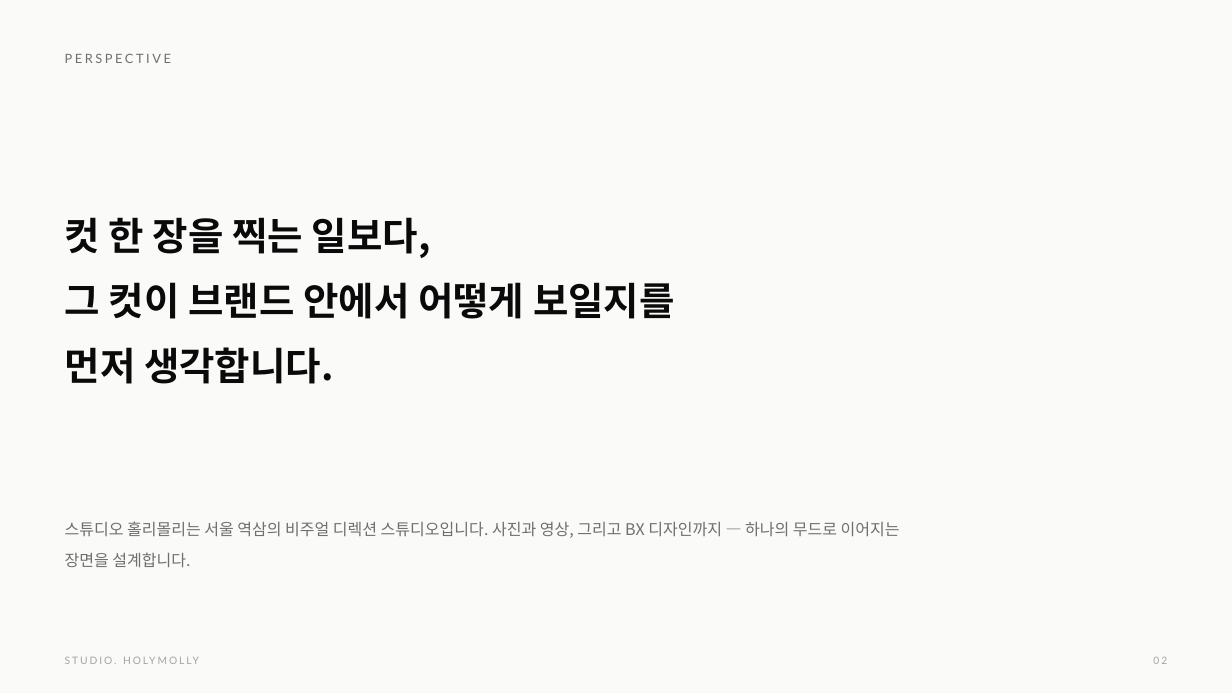
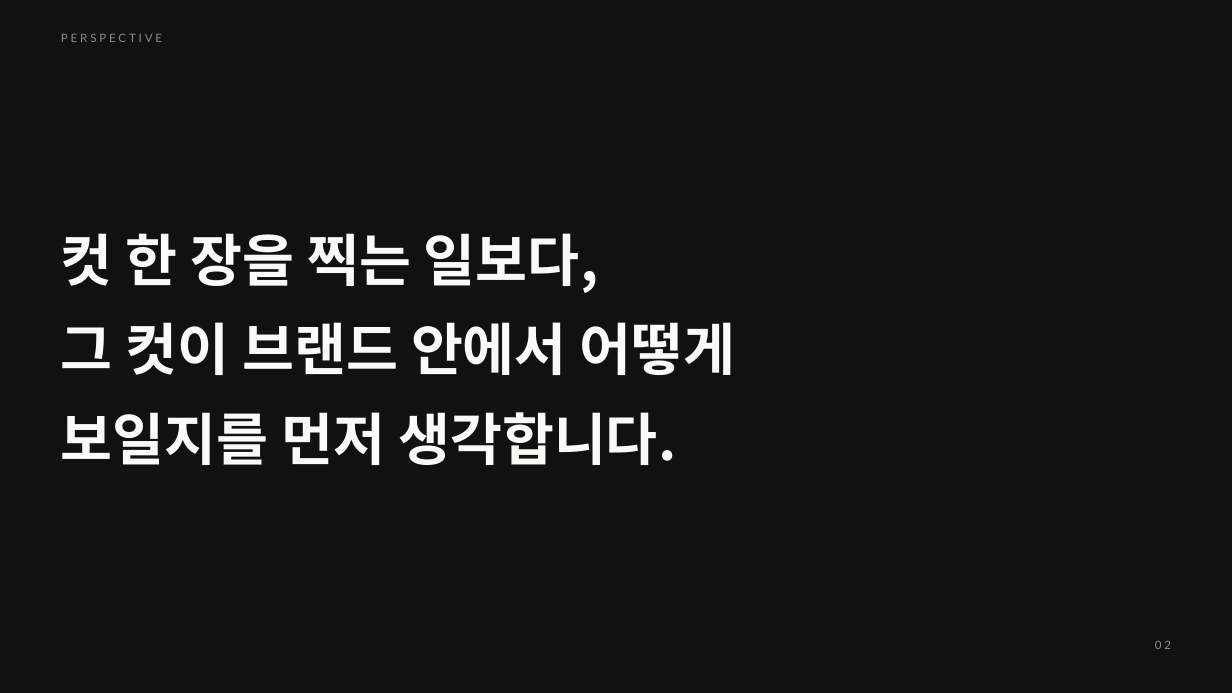
Before and after one commit to studioholymolly/-, a slide deck: slide 2 of docs/company-profile/STUDIO-HOLYMOLLY_Profile_2026.pptx. Drawn at 1232x693 pixels with LibreOffice and Linux fonts; fonts in the diff are those of the drawing. Boxes give left, top, right and bottom in pixels: in the first picture for what was removed or moved away, otherwise in the second. Text is boxed around its words. In the diff, an @@ line names an element or a change of style, - is before the commit and + after.

```diff
--- a/docs/company-profile/STUDIO-HOLYMOLLY_Profile_2026.pptx
+++ b/docs/company-profile/STUDIO-HOLYMOLLY_Profile_2026.pptx
@@ rectangle at (0, 0, 1232, 693): fill #FAFAF8 to #111111 @@
@@ text "PERSPECTIVE": place and size @@
-text "PERSPECTIVE" at (65, 54, 171, 63)
+text "PERSPECTIVE" at (61, 33, 162, 42)
@@ text "PERSPECTIVE" at (61, 33, 162, 42): size 10 to 9 pt, text colour #6F6F6F to #8A8A8A, letter spacing 2 to 2.2 pt @@
@@ text "컷 한 장을 찍는 일보다,": place and size @@
-text "컷 한 장을 찍는 일보다," at (65, 217, 675, 384)
+text "컷 한 장을 찍는 일보다," at (61, 233, 736, 465)
@@ text at (61, 233, 599, 293): size 30 to 44 pt, text colour #0A0A0A to #FAFAF8 in "컷 한 장을 찍는 일보다,"; line spacing 1.4 to 1.32 @@
@@ text at (61, 322, 736, 465): text changed; size 30 to 44 pt; text colour #0A0A0A to #FAFAF8 @@
-그 컷이 브랜드 안에서 어떻게 보일지를
-먼저 생각합니다.
+그 컷이 브랜드 안에서 어떻게
+보일지를 먼저 생각합니다.
@@ text removed at (65, 521, 900, 567) @@
-스튜디오 홀리몰리는 서울 역삼의 비주얼 디렉션 스튜디오입니다. 사진과 영상, 그리고 BX 디자인까지 — 하나의 무드로 이어지는 장면을 설계합니다.
@@ text removed at (65, 654, 434, 682) @@
-STUDIO. HOLYMOLLY
@@ text "02": place and size @@
-text "02" at (1153, 657, 1167, 664)
+text "02" at (1155, 641, 1171, 649)
@@ text "02" at (1155, 641, 1171, 649): size 8 to 9 pt, text colour #A3A3A3 to #8A8A8A, letter spacing 1.5 to 2.2 pt @@
```
Also in this commit, not shown: 11 other slides changed, 2 slides added, 3 slides removed, 1 other file.
